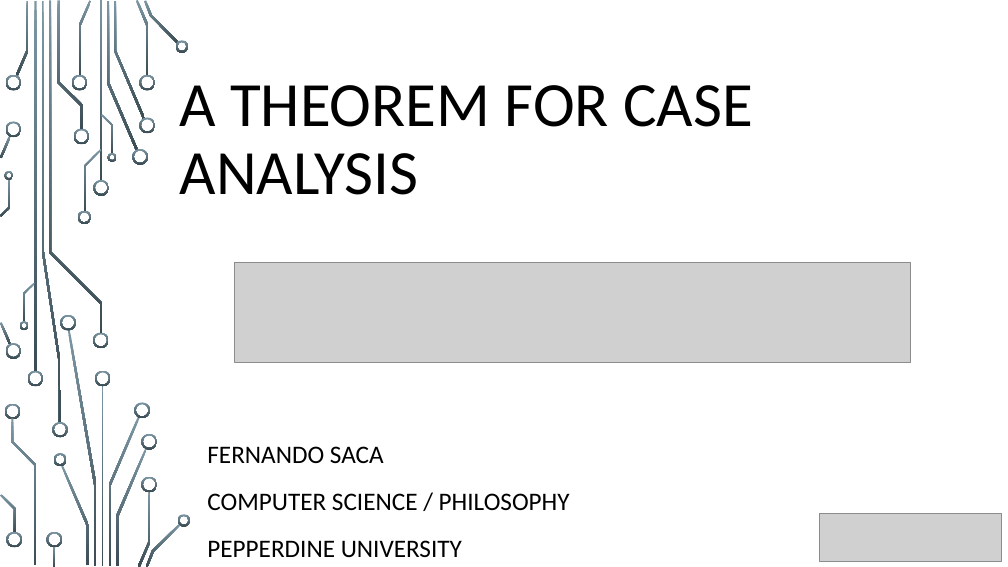
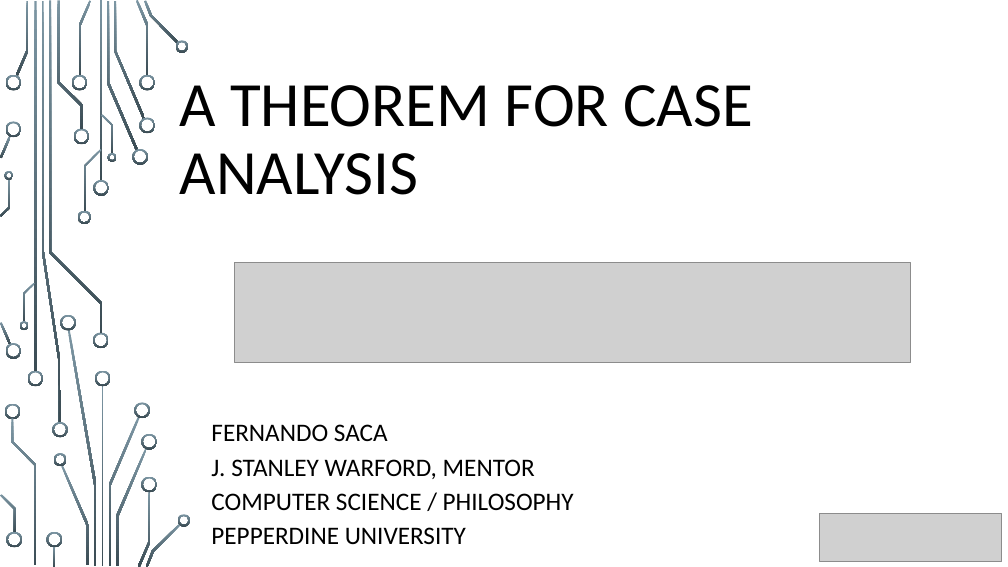
Before and after one commit to StanWarford/case-analysis, a slide deck: slide 1 of SCCUR-slides.pptx. Drawn at 1008x567 pixels with LibreOffice and Linux fonts; fonts in the diff are those of the drawing; grey boxes stand for pictures; background and template pictures are left out. Boxes give left, top, right and bottom in pixels: in the first picture for what was removed or moved away, otherwise in the second. Text is boxed around its words. In the diff, an @@ line names an element or a change of style, - is before the commit and + after.

```diff
--- a/SCCUR-slides.pptx
+++ b/SCCUR-slides.pptx
@@ subtitle "FERNANDO SACA": place and size @@
-subtitle "FERNANDO SACA" at (207,446,570,557)
+subtitle "FERNANDO SACA" at (211,424,574,544)
@@ subtitle at (211,424,574,544): line spacing 1.2 to 1; less space between paragraphs @@
@@ subtitle at (211,459,535,479): paragraph added @@
+J. STANLEY WARFORD, MENTOR
```
Also in this commit, not shown: 2 other slides changed, 1 slide added, 1 slide removed.
